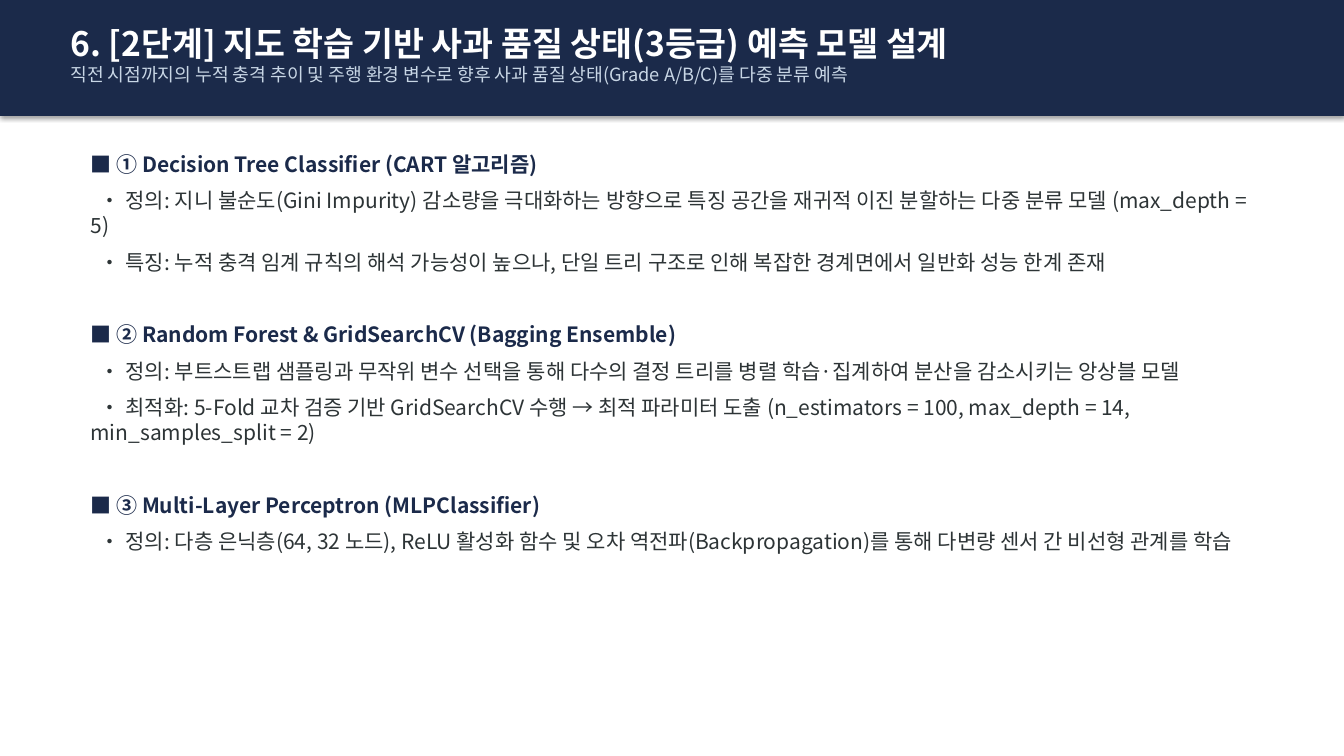
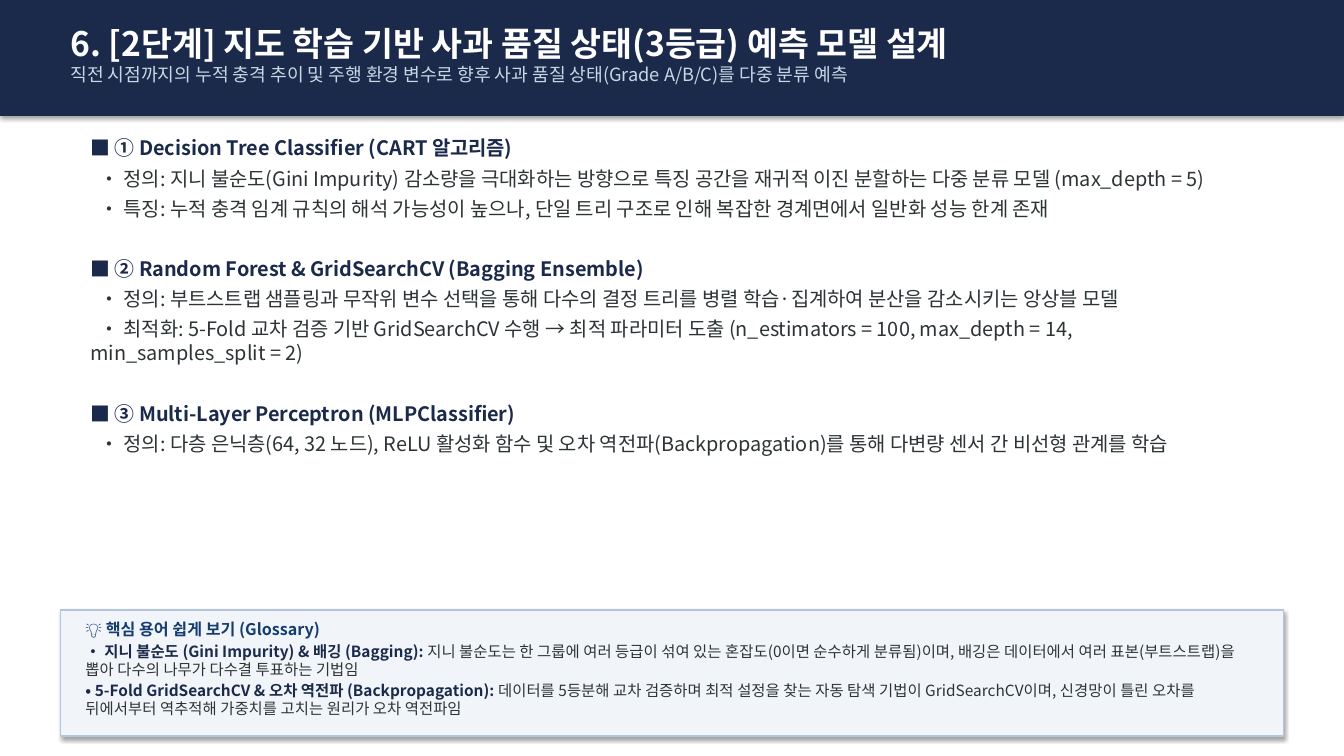
Before and after one commit to sungmin9910/prediction, a slide deck: slide 7 of 사과_운송_이상충격_예측_발표자료.pptx. Drawn at 1344x756 pixels with LibreOffice and Linux fonts; fonts in the diff are those of the drawing. Boxes give left, top, right and bottom in pixels: in the first picture for what was removed or moved away, otherwise in the second. Text is boxed around its words. In the diff, an @@ line names an element or a change of style, - is before the commit and + after.

Commit message:
feat: Add bottom glossary boxes explaining technical terms on slides 2-10

```diff
--- a/사과_운송_이상충격_예측_발표자료.pptx
+++ b/사과_운송_이상충격_예측_발표자료.pptx
@@ text "■ ① Decision Tree Classifier ...": place and size @@
-text "■ ① Decision Tree Classifier ..." at box(91, 154, 1232, 555)
+text "■ ① Decision Tree Classifier ..." at box(91, 138, 1205, 456)
@@ text "■ ① Decision Tree Classifier ..." at box(91, 138, 1205, 456): size 15 to 14.2 pt; less space between paragraphs @@
@@ rectangle added at box(60, 610, 1284, 736), fill #F1F5F9, outline #B4C6DC 1.2 pt @@
@@ text added at box(85, 621, 1235, 716), 11 pt, text #2D3436 @@
+💡 핵심 용어 쉽게 보기 (Glossary)
+• 지니 불순도 (Gini Impurity) & 배깅 (Bagging): 지니 불순도는 한 그룹에 여러 등급이 섞여 있는 혼잡도(0이면 순수하게 분류됨)이며, 배깅은 데이터에서 여러 표본(부트스트랩)을 뽑아 다수의 나무가 다수결 투표하는 기법임
+• 5-Fold GridSearchCV & 오차 역전파 (Backpropagation): 데이터를 5등분해 교차 검증하며 최적 설정을 찾는 자동 탐색 기법이 GridSearchCV이며, 신경망이 틀린 오차를 뒤에서부터 역추적해 가중치를 고치는 원리가 오차 역전파임
```
Also in this commit, not shown: 8 other slides changed, 1 other file.
